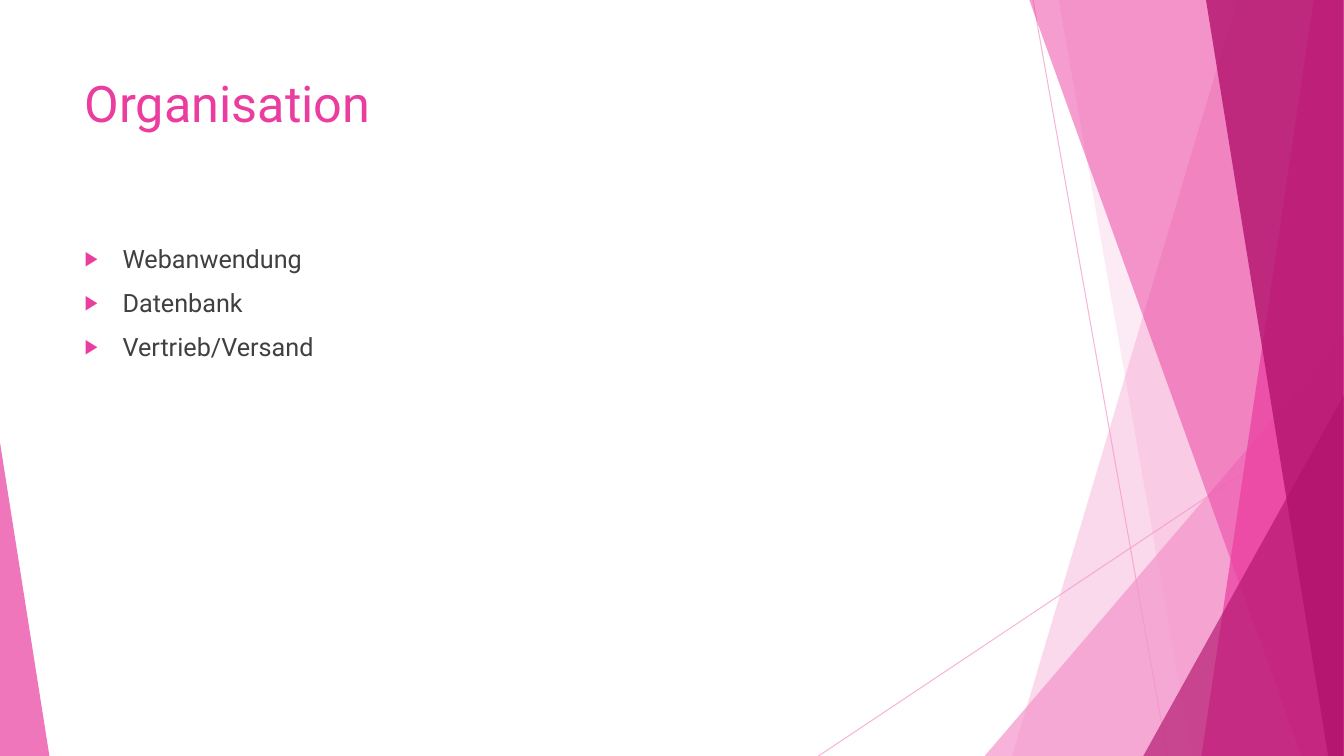
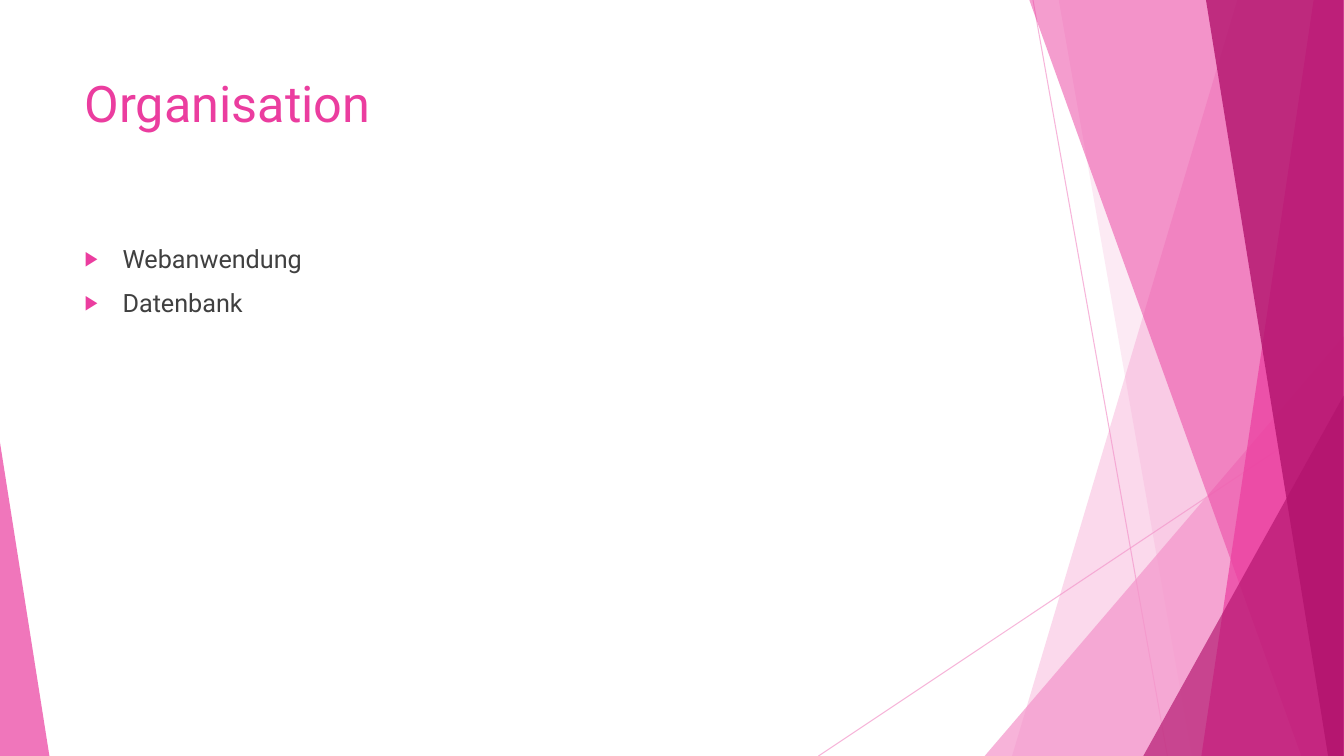
Before and after one commit to WieseGmbH-Datenbanken/Datenbank, a slide deck: slide 3 of Mobile Teile.pptx. Drawn at 1344x756 pixels with LibreOffice and Linux fonts; fonts in the diff are those of the drawing. Boxes give left, top, right and bottom in pixels: in the first picture for what was removed or moved away, otherwise in the second. Text is boxed around its words. In the diff, an @@ line names an element or a change of style, - is before the commit and + after.

```diff
--- a/Mobile Teile.pptx
+++ b/Mobile Teile.pptx
@@ text at box(123, 337, 314, 358): paragraph removed @@
-▶ Vertrieb/Versand
```
Also in this commit, not shown: 1 other slide changed, 1 slide added.
